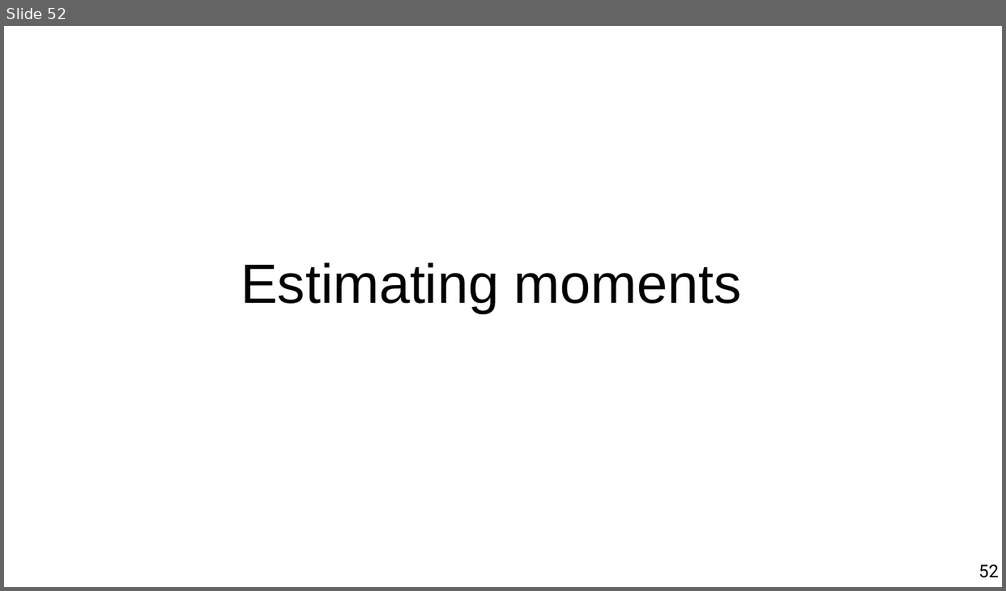
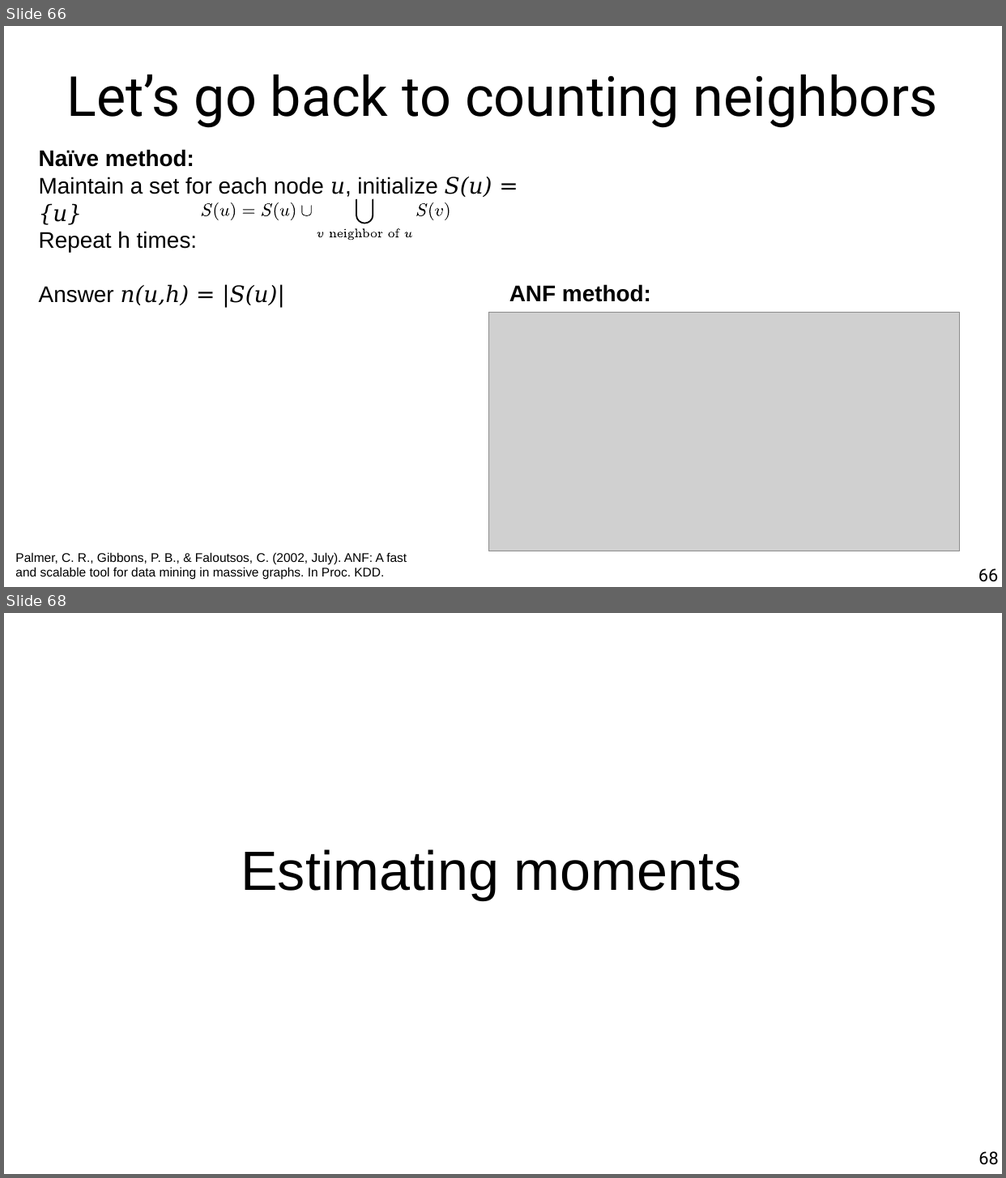
Before and after one commit to marco-calautti/data-mining-course, a slide deck: theory/tt10_streaming.odp. Shown one above the other, each under a label of ours: slide 52 before the commit, slides 66 and 68 after it; the slides between them are not shown. The pictures are 1006x591 and 1006x1178 pixels, drawn with LibreOffice and Linux fonts; fonts in the diff are those of the drawing; grey boxes stand for pictures. Boxes give left, top, right and bottom in pixels: in the first picture for what was removed or moved away, otherwise in the second. Text is boxed around its words. In the diff, an @@ line names an element or a change of style, - is before the commit and + after.

```diff
--- a/theory/tt10_streaming.odp
+++ b/theory/tt10_streaming.odp
@@ slide 66 added at <box>4,26,1002,587</box>, background #FFFFFF @@
@@ title added at <box>66,74,938,128</box>, 44 pt, text #000000 @@
+Let’s go back to counting neighbors
@@ text added at <box>39,149,492,307</box>, 18 pt, text #000000 @@
+Naïve method:
+Maintain a set for each node u, initialize S(u) = {u}
+Repeat h times:
+Answer n(u,h) = |S(u)|
@@ group added at <box>202,199,450,240</box>: 27 freeform shapes @@
@@ text added at <box>509,284,651,302</box>, 18 pt, text #000000, bold @@
+ANF method:
@@ picture added at <box>489,312,961,551</box> @@
@@ text added at <box>15,552,407,580</box>, 10 pt, text #000000 @@
+Palmer, C. R., Gibbons, P. B., & Faloutsos, C. (2002, July). ANF: A fast and scalable tool for data mining in massive graphs. In Proc. KDD.
@@ page number added at <box>978,569,998,582</box>, 14 pt, text #000000 @@
+66
@@ what was slide 52 is now slide 68 @@
@@ page number at <box>978,1152,998,1165</box>: text changed @@
-52
+68
```
Also in this commit, not shown: 3 slides changed, 28 other slides added, 4 slides removed.
